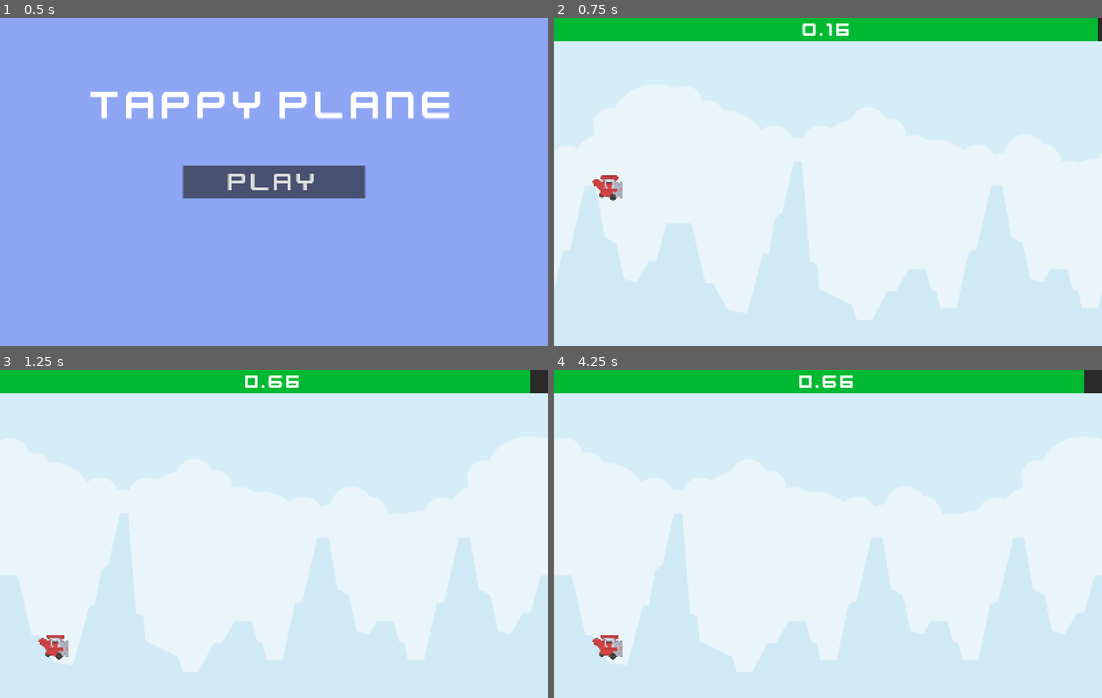
Above: before the commit, frames 1-4 (two rows, left to right).
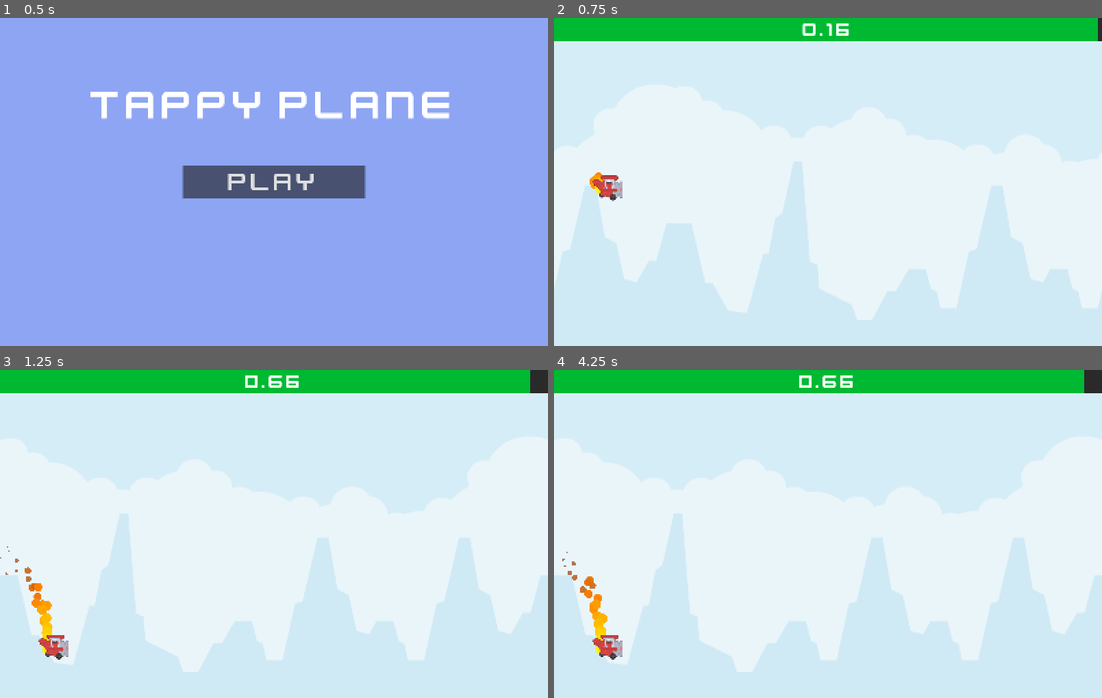
Above: after the commit, the same moments.

Repository: The-Retro-Agenda/TappyPlane
Game: Godot game, scene res://menu.tscn
The game is run twice, just before and just after one commit, with the same random seed, the same clock (stepped at 60 frames per second) and the same inputs.
Inputs (mouse positions are in pixels of both pictures, inside the frame that each line leads up to):
- Up to frame 1 (0.5 s): no input
- Up to frame 2 (0.75 s): click "Play" at 0.5 s
- Up to frame 3 (1.25 s): no input
- Up to frame 4 (4.25 s): move the mouse to (948, 517) at 1.27 s; click (948, 517) at 1.35 s; move the mouse to (718, 550) at 2.02 s; click (718, 550) at 2.1 s; move the mouse to (882, 461) at 2.77 s; click (882, 461) at 2.85 s; click "Restart" at 3.5 s

Frame 1 is identical in both runs. In frame 2, less than 0.1% of the frame differs, in the area x 6-9%, y 47-54%; in frame 3, 0.4%; in frame 4, 0.4%, in the area x 1-10%, y 55-87%.

Commit message:
Added Coin Collection Anim, SFX, and Collision SFX

Diff:
--- a/coin.tscn
+++ b/coin.tscn
@@ -1,9 +1,69 @@
-[gd_scene load_steps=3 format=3 uid="uid://cj8imqe5n6e6u"]
+[gd_scene load_steps=6 format=3 uid="uid://cj8imqe5n6e6u"]
 
 [ext_resource type="Texture2D" uid="uid://lvxn0f7cff4n" path="res://Assets-TappyPlane/Coin.png" id="1_d5gmh"]
 
 [sub_resource type="CircleShape2D" id="CircleShape2D_0t63x"]
 radius = 106.019
+
+[sub_resource type="Animation" id="Animation_d5gmh"]
+resource_name = "coinCollected"
+tracks/0/type = "value"
+tracks/0/imported = false
+tracks/0/enabled = true
+tracks/0/path = NodePath("Sprite2D:scale")
+tracks/0/interp = 1
+tracks/0/loop_wrap = true
+tracks/0/keys = {
+"times": PackedFloat32Array(0, 0.99),
+"transitions": PackedFloat32Array(1, 1),
+"update": 0,
+"values": [Vector2(1, 1), Vector2(0, 4)]
+}
+tracks/1/type = "value"
+tracks/1/imported = false
+tracks/1/enabled = true
+tracks/1/path = NodePath("Sprite2D:modulate")
+tracks/1/interp = 1
+tracks/1/loop_wrap = true
+tracks/1/keys = {
+"times": PackedFloat32Array(0, 1),
+"transitions": PackedFloat32Array(1, 1),
+"update": 0,
+"values": [Color(1, 1, 1, 1), Color(1, 1, 1, 0)]
+}
+
+[sub_resource type="Animation" id="Animation_0t63x"]
+length = 0.001
+tracks/0/type = "value"
+tracks/0/imported = false
+tracks/0/enabled = true
+tracks/0/path = NodePath("Sprite2D:scale")
+tracks/0/interp = 1
+tracks/0/loop_wrap = true
+tracks/0/keys = {
+"times": PackedFloat32Array(0),
+"transitions": PackedFloat32Array(1),
+"update": 0,
+"values": [Vector2(1, 1)]
+}
+tracks/1/type = "value"
+tracks/1/imported = false
+tracks/1/enabled = true
+tracks/1/path = NodePath("Sprite2D:modulate")
+tracks/1/interp = 1
+tracks/1/loop_wrap = true
+tracks/1/keys = {
+"times": PackedFloat32Array(0),
+"transitions": PackedFloat32Array(1),
+"update": 0,
+"values": [Color(1, 1, 1, 1)]
+}
+
+[sub_resource type="AnimationLibrary" id="AnimationLibrary_v7riw"]
+_data = {
+&"RESET": SubResource("Animation_0t63x"),
+&"coinCollected": SubResource("Animation_d5gmh")
+}
 
 [node name="Coin" type="Area2D" groups=["DynamicObject"]]
 scale = Vector2(0.5, 0.5)
@@ -13,3 +73,8 @@
 
 [node name="CollisionShape2D" type="CollisionShape2D" parent="."]
 shape = SubResource("CircleShape2D_0t63x")
+
+[node name="AnimationPlayer" type="AnimationPlayer" parent="."]
+libraries = {
+&"": SubResource("AnimationLibrary_v7riw")
+}
--- a/main.gd
+++ b/main.gd
@@ -74,7 +74,8 @@
 		health += coinHealth
 		if health > 100:
 			health = 100
-		coinInstance.queue_free()
+		coinInstance.get_node("AnimationPlayer").play("coinCollected")
+		$Player/CoinCollected.play()
 
 func _on_obstacle_collided(body : Node2D) -> void:
 	if body.is_in_group("Player"):
@@ -84,4 +85,5 @@
 
 func _game_over() -> void:
 	$GameOver.show()
+	$Player/GameOver.play()
 	get_tree().paused = true
--- a/main.tscn
+++ b/main.tscn
@@ -7,8 +7,19 @@
 [ext_resource type="Script" uid="uid://cgg1im662y7i0" path="res://player.gd" id="4_lquwl"]
 [ext_resource type="Texture2D" uid="uid://ciguc3vpxdvg7" path="res://Assets-TappyPlane/Player.png" id="6_7mycd"]
 [ext_resource type="FontFile" uid="uid://cxo02uyl8y8yq" path="res://Assets-TappyPlane/kenvector_future.ttf" id="6_272bh"]
+[ext_resource type="Texture2D" uid="uid://cs6wh2s7oh8u7" path="res://Assets-TappyPlane/Circle.png" id="8_4c57u"]
 [ext_resource type="PackedScene" uid="uid://cj8imqe5n6e6u" path="res://coin.tscn" id="8_5vw27"]
+[ext_resource type="AudioStream" uid="uid://dvxjs5nvcb3fh" path="res://Assets-TappyPlane/CoinCollected.ogg" id="9_dg77c"]
 [ext_resource type="Script" uid="uid://d4g6a3a015gah" path="res://game_over.gd" id="9_kek77"]
+[ext_resource type="AudioStream" uid="uid://cmr5owbv8ji4q" path="res://Assets-TappyPlane/GameOver.ogg" id="10_ycdy4"]
+
+[sub_resource type="Curve" id="Curve_4c57u"]
+_data = [Vector2(0, 1), 0.0, 0.0, 0, 0, Vector2(0.581152, 0.707865), -0.820555, -0.820555, 0, 0, Vector2(0.979058, 0.0898877), 0.0, 0.0, 0, 0]
+point_count = 3
+
+[sub_resource type="Gradient" id="Gradient_efxa6"]
+offsets = PackedFloat32Array(0, 0.472081, 1)
+colors = PackedColorArray(1, 0.941176, 0, 1, 1, 0.498039, 0, 1, 0.235294, 0, 0, 0.419608)
 
 [sub_resource type="CircleShape2D" id="CircleShape2D_1bvp3"]
 radius = 40.7922
@@ -58,11 +69,34 @@
 max_contacts_reported = 10
 script = ExtResource("4_lquwl")
 
+[node name="CPUParticles2D2" type="CPUParticles2D" parent="Player"]
+position = Vector2(-21, 5)
+amount = 25
+texture = ExtResource("8_4c57u")
+lifetime = 0.39
+randomness = 0.22
+lifetime_randomness = 0.07
+spread = 61.98
+gravity = Vector2(-2500, 0)
+initial_velocity_min = 50.0
+initial_velocity_max = 200.0
+scale_amount_min = 0.5
+scale_amount_max = 0.5
+scale_amount_curve = SubResource("Curve_4c57u")
+color_ramp = SubResource("Gradient_efxa6")
+
 [node name="Sprite2D" type="Sprite2D" parent="Player"]
 texture = ExtResource("6_7mycd")
 
-[node name="CollisionShape2D" type="CollisionShape2D" parent="Player"]
+[node name="Collision" type="CollisionShape2D" parent="Player"]
 shape = SubResource("CircleShape2D_1bvp3")
+
+[node name="CoinCollected" type="AudioStreamPlayer" parent="Player"]
+stream = ExtResource("9_dg77c")
+
+[node name="GameOver" type="AudioStreamPlayer" parent="Player"]
+process_mode = 3
+stream = ExtResource("10_ycdy4")
 
 [node name="walls" type="Node" parent="."]
 
Not shown: 1 places in main.tscn that only renumber resources
